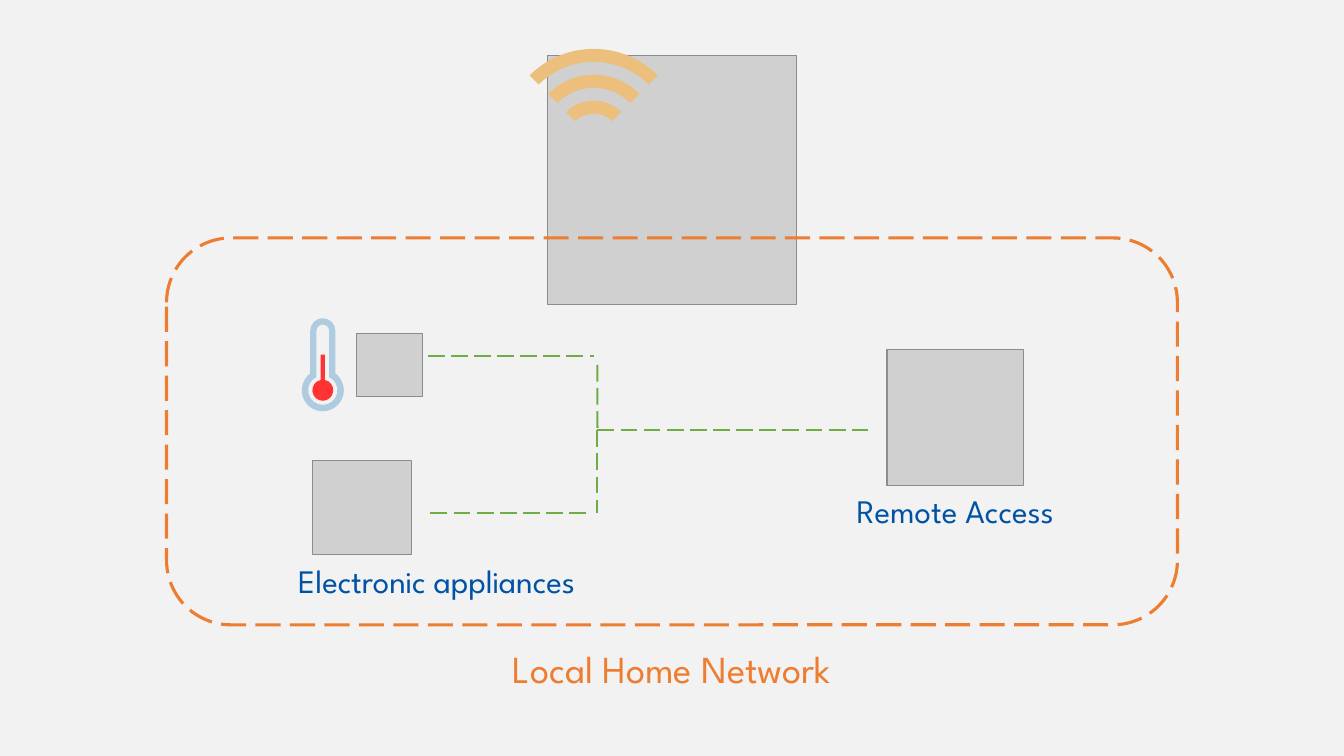
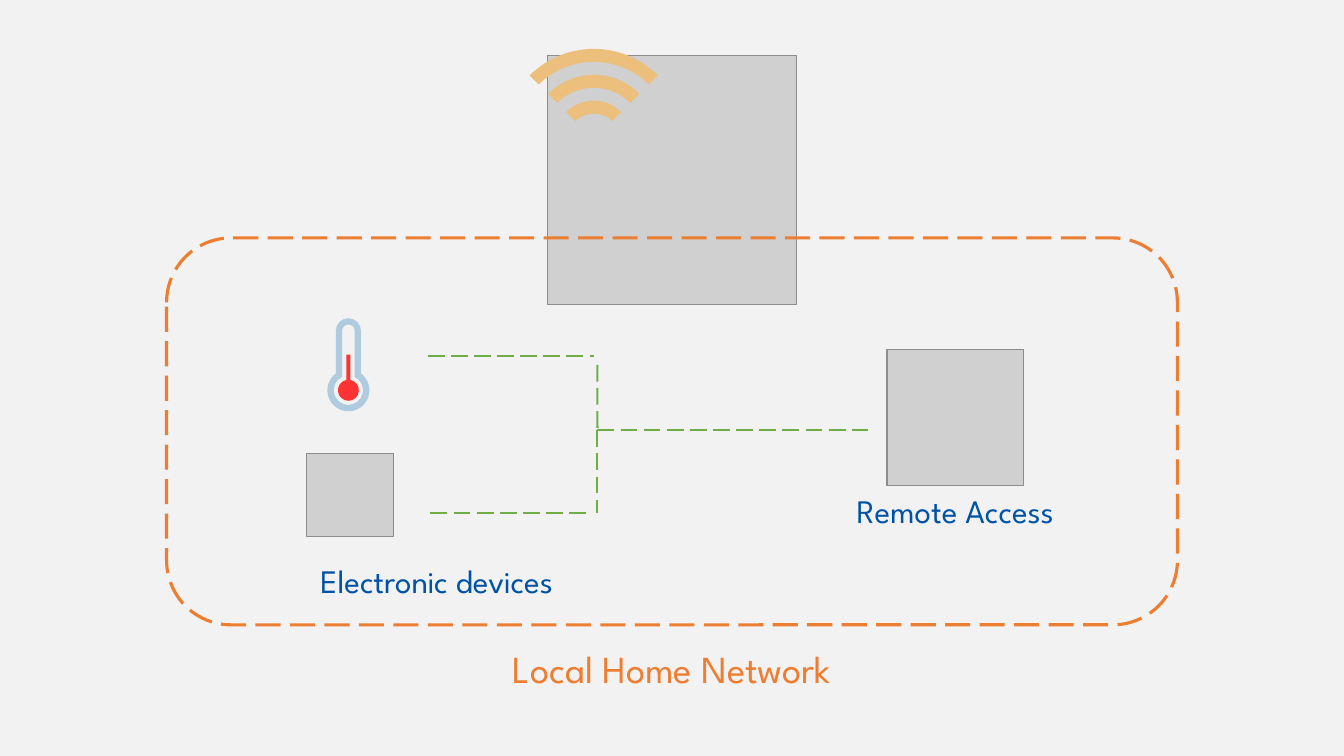
Before and after one commit to w3c/wot-cg, a slide deck: slide 9 of Tutorials/whatiswot/11-Architecture_Patterns/11-Architecture_Patterns.pptx. Drawn at 1344x756 pixels with LibreOffice and Linux fonts; fonts in the diff are those of the drawing; grey boxes stand for pictures. Boxes give left, top, right and bottom in pixels: in the first picture for what was removed or moved away, otherwise in the second. Text is boxed around its words. In the diff, an @@ line names an element or a change of style, - is before the commit and + after.

```diff
--- a/Tutorials/whatiswot/11-Architecture_Patterns/11-Architecture_Patterns.pptx
+++ b/Tutorials/whatiswot/11-Architecture_Patterns/11-Architecture_Patterns.pptx
@@ freeform shape: place and size @@
-freeform shape at <box>301,319,344,411</box>
+freeform shape at <box>328,319,370,411</box>
@@ freeform shape: place and size @@
-freeform shape at <box>313,355,334,401</box>
+freeform shape at <box>338,355,359,401</box>
@@ picture: place and size @@
-picture at <box>357,334,422,396</box>
+picture at <box>307,454,393,536</box>
@@ picture removed at <box>313,460,411,555</box> @@
@@ text at <box>320,570,553,594</box>: text changed @@
-Electronic appliances
+Electronic devices
```
Also in this commit, not shown: 10 other slides changed.
